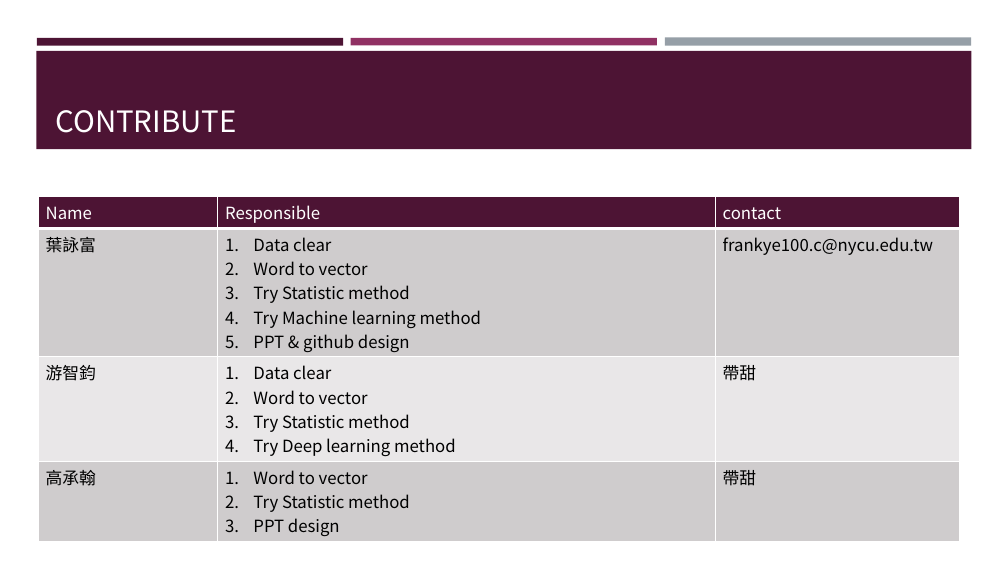
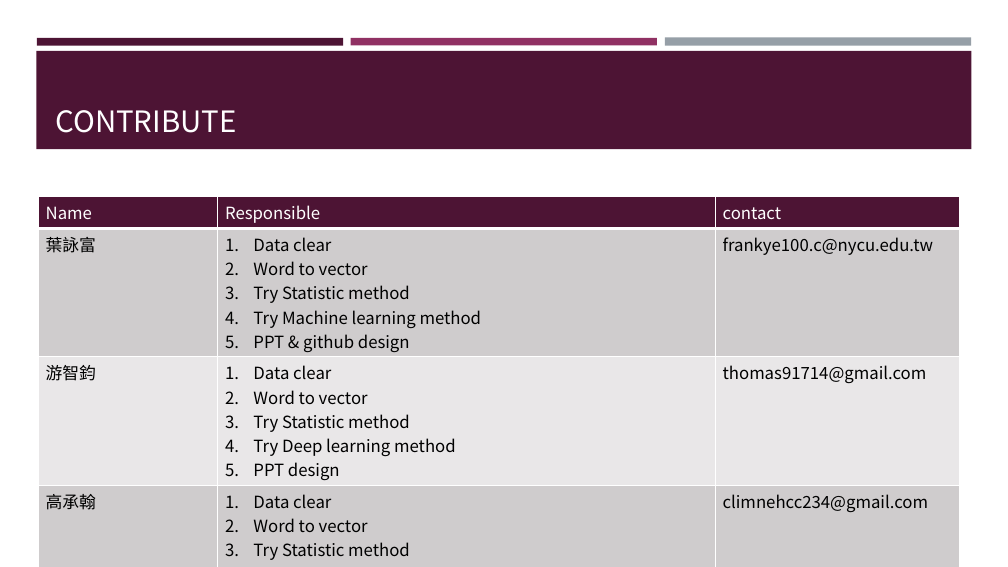
Before and after one commit to frankye1000/NYCU-DigitalMedicine, a slide deck: slide 27 of Case_Presentation_1/ppt/case1_CT_02.pptx. Drawn at 1008x567 pixels with LibreOffice and Linux fonts; fonts in the diff are those of the drawing. Boxes give left, top, right and bottom in pixels: in the first picture for what was removed or moved away, otherwise in the second. Text is boxed around its words. In the diff, an @@ line names an element or a change of style, - is before the commit and + after.

```diff
--- a/Case_Presentation_1/ppt/case1_CT_02.pptx
+++ b/Case_Presentation_1/ppt/case1_CT_02.pptx
@@ table at (38, 197, 960, 564) @@
-row 3, column 2: Data clear / Word to vector / Try Statistic method / Try Deep learning method
+row 3, column 2: Data clear / Word to vector / Try Statistic method / Try Deep learning method / PPT design
-row 3, column 3: 帶甜
+row 3, column 3: thomas91714@gmail.com
-row 4, column 2: Word to vector / Try Statistic method / PPT design
+row 4, column 2: Data clear / Word to vector / Try Statistic method / PPT design
-row 4, column 3: 帶甜
+row 4, column 3: climnehcc234@gmail.com
```
Also in this commit, not shown: 3 other slides changed, 2 other files.
